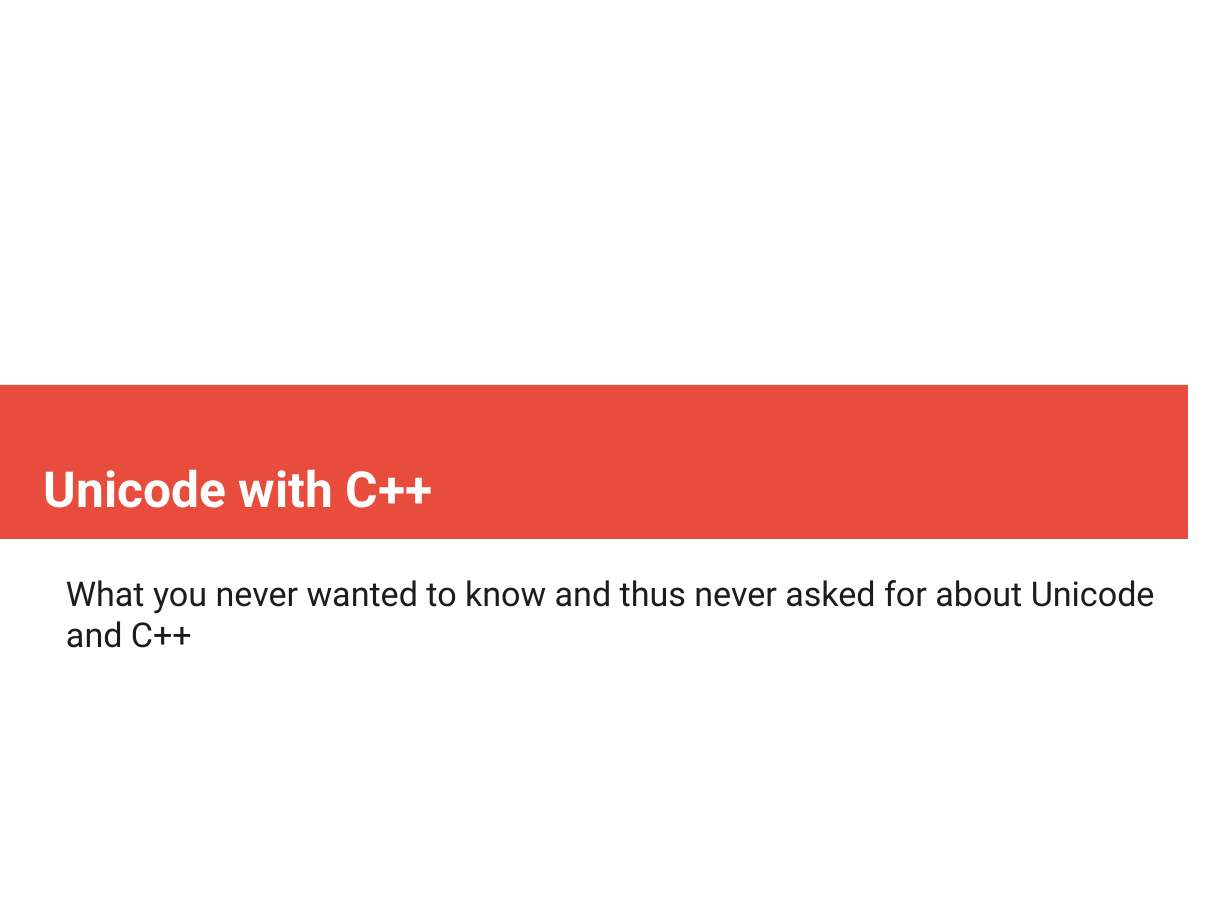
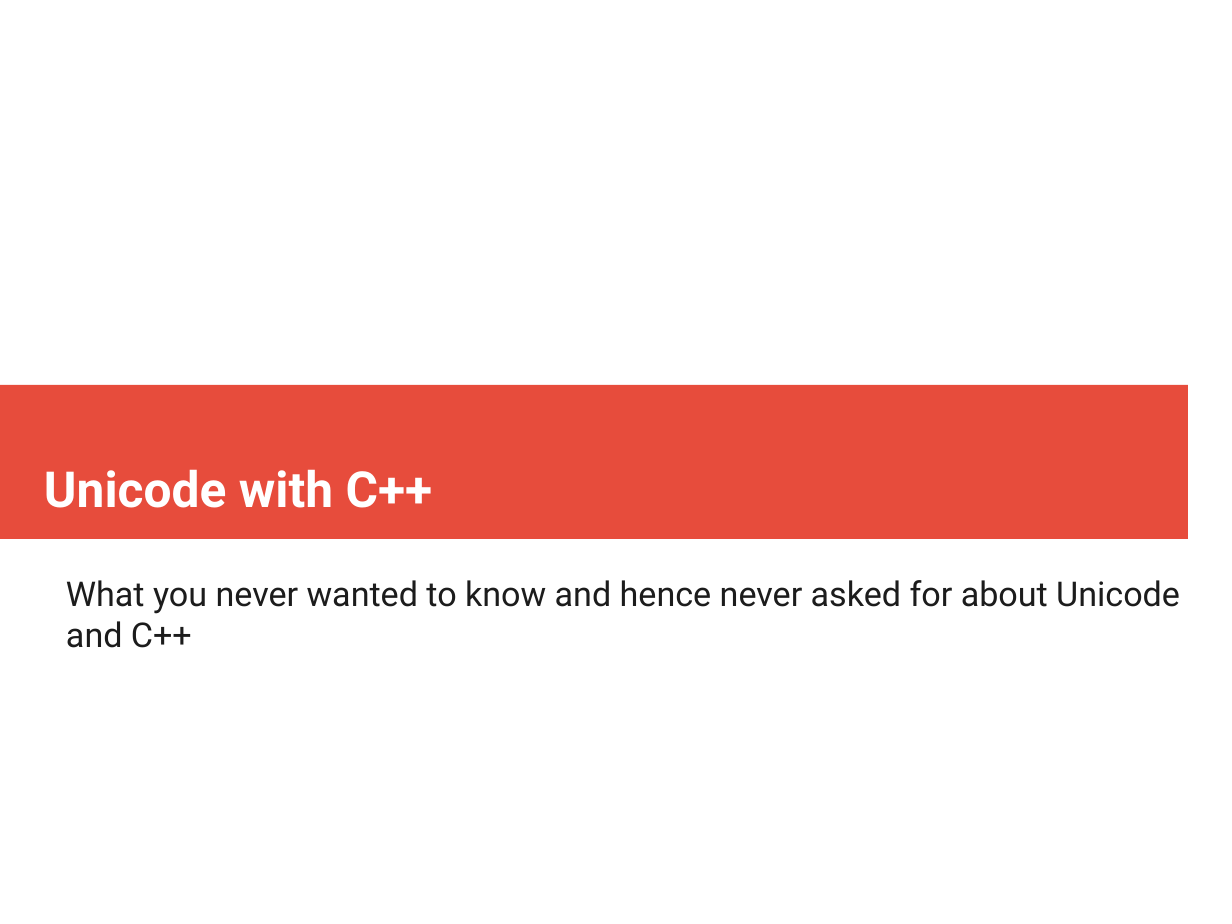
Before and after one commit to CPPUserGroups/Germany-Hamburg, a slide deck: slide 1 of unicode/slides.odp. Drawn at 1232x924 pixels with LibreOffice and Linux fonts; fonts in the diff are those of the drawing. Boxes give left, top, right and bottom in pixels: in the first picture for what was removed or moved away, otherwise in the second. Text is boxed around its words. In the diff, an @@ line names an element or a change of style, - is before the commit and + after.

Commit message:
Updated slides for unicode talk

```diff
--- a/unicode/slides.odp
+++ b/unicode/slides.odp
@@ subtitle at (66, 580, 1180, 648): text changed @@
-What you never wanted to know and thus never asked for about Unicode and C++
+What you never wanted to know and hence never asked for about Unicode and C++
```
